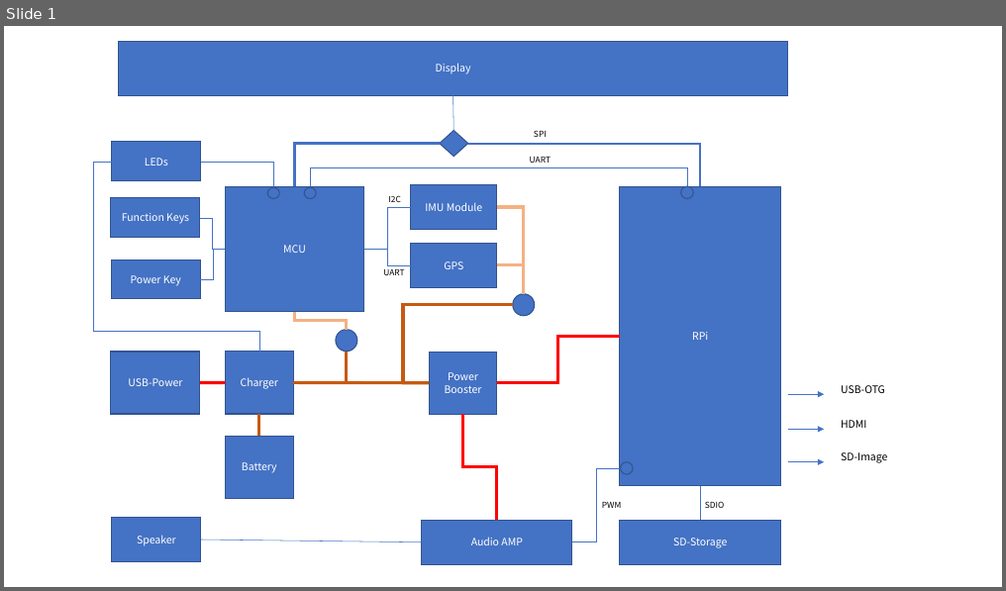
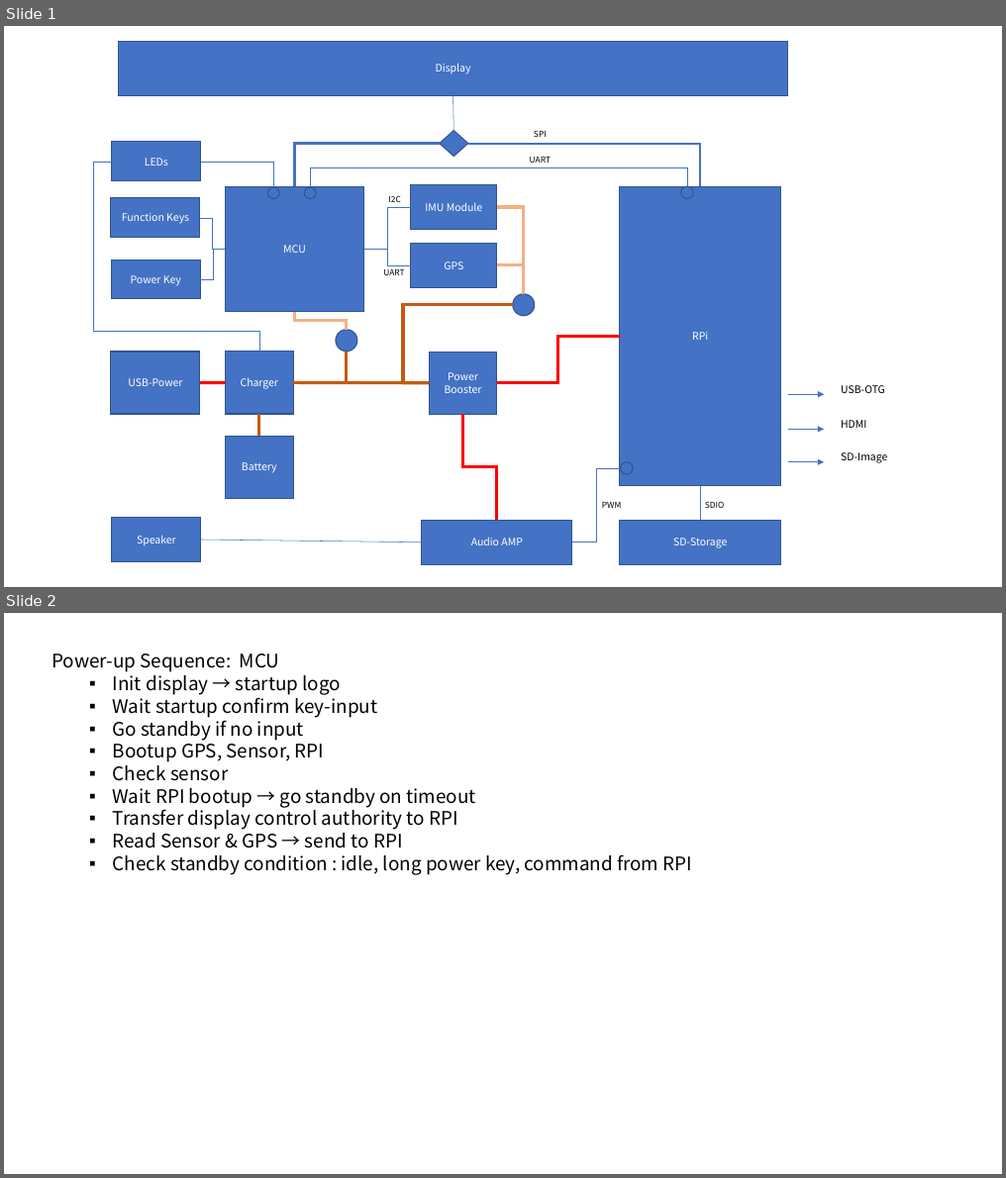
Before and after one commit to akkdong/FlightComputer, a slide deck: doc/System Architecture.pptx. Shown one above the other, each under a label of ours: slide 1 before the commit, slides 1 and 2 after it. The pictures are 1006x591 and 1006x1178 pixels, drawn with LibreOffice and Linux fonts; fonts in the diff are those of the drawing. Boxes give left, top, right and bottom in pixels: in the first picture for what was removed or moved away, otherwise in the second. Text is boxed around its words. In the diff, an @@ line names an element or a change of style, - is before the commit and + after.

Commit message:
update document

```diff
--- a/doc/System Architecture.pptx
+++ b/doc/System Architecture.pptx
@@ slide 2 added at (x1=4, y1=613, x2=1002, y2=1174), background #FFFFFF @@
@@ text added at (x1=52, y1=654, x2=693, y2=875), 18 pt, text #000000 @@
+Power-up Sequence: MCU
+  ▪ Init display → startup logo
+  ▪ Wait startup confirm key-input
+  ▪ Go standby if no input
+  ▪ Bootup GPS, Sensor, RPI
+  ▪ Check sensor
+  ▪ Wait RPI bootup → go standby on timeout
+  ▪ Transfer display control authority to RPI
+  ▪ Read Sensor & GPS → send to RPI
+  ▪ Check standby condition : idle, long power key, command from RPI
```
